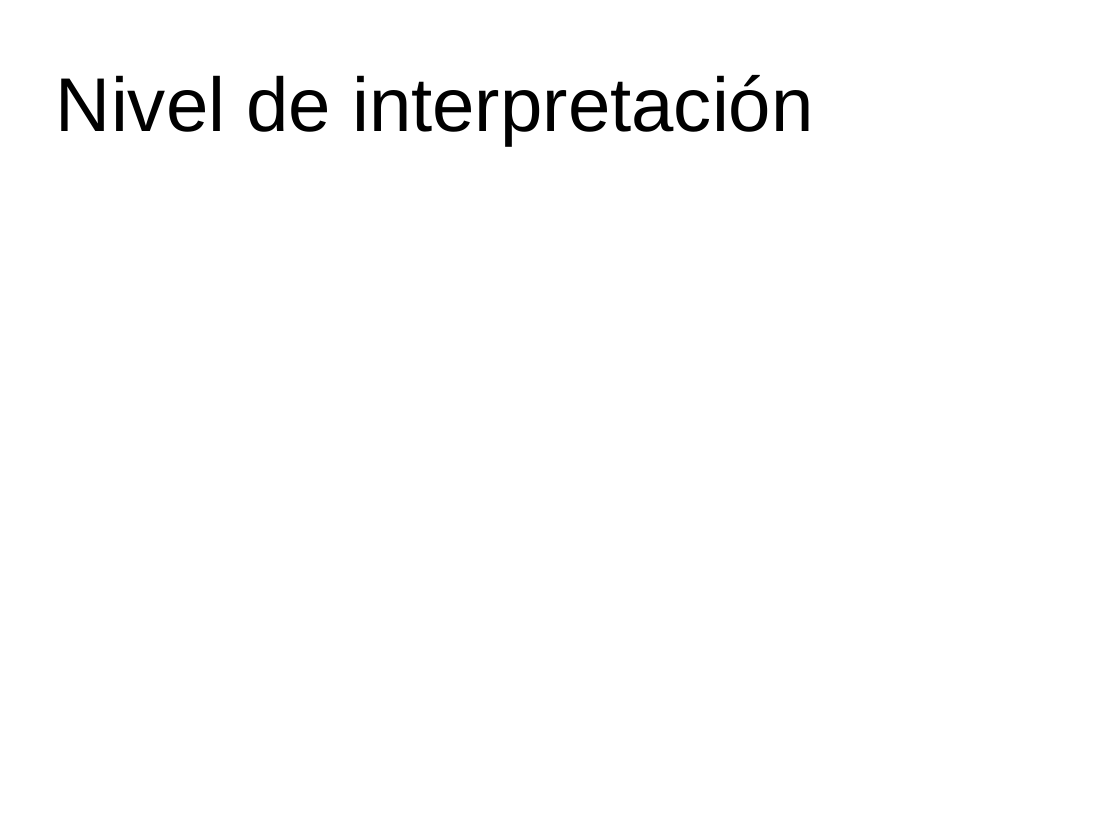
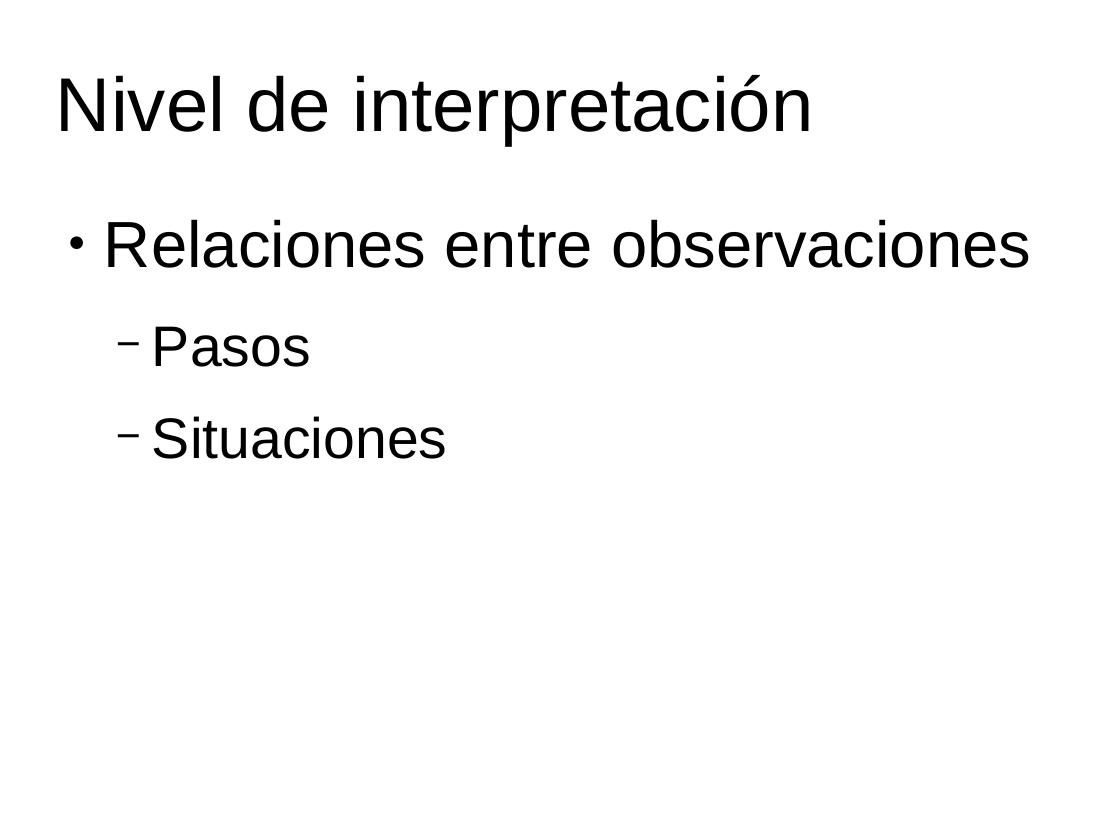
Before and after one commit to RubenAgudo/TFG_Documentation, a slide deck: slide 5 of Attachments/Presentacion.odp. Drawn at 1120x840 pixels with LibreOffice and Linux fonts; fonts in the diff are those of the drawing; background and template pictures are left out. Boxes give left, top, right and bottom in pixels: in the first picture for what was removed or moved away, otherwise in the second. Text is boxed around its words. In the diff, an @@ line names an element or a change of style, - is before the commit and + after.

```diff
--- a/Attachments/Presentacion.odp
+++ b/Attachments/Presentacion.odp
@@ text added at [104, 219, 1031, 459], 46.2 pt, text #000000 @@
+● Relaciones entre observaciones
+  − Pasos
+  − Situaciones
```
Also in this commit, not shown: 3 other slides changed, 3 slides added.
